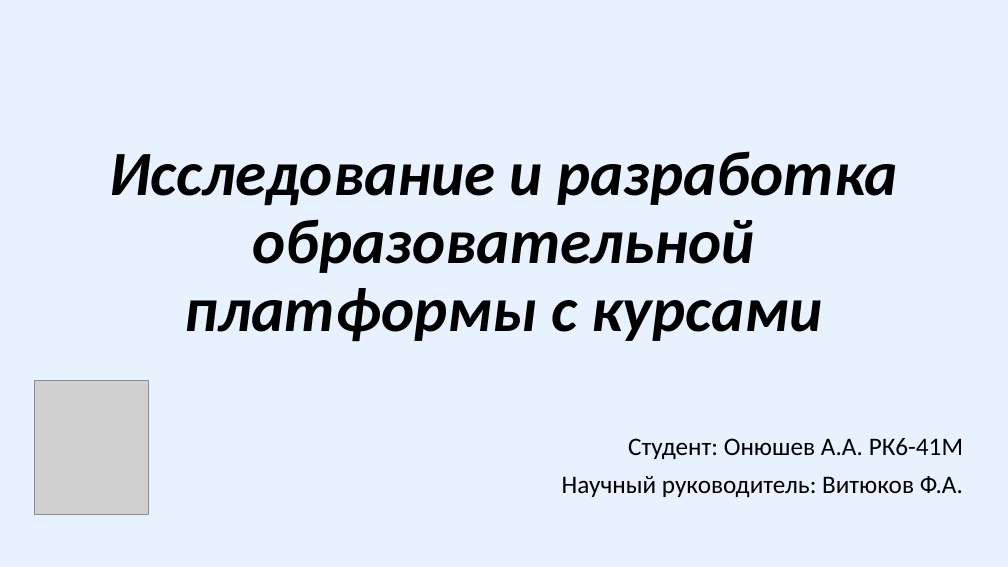
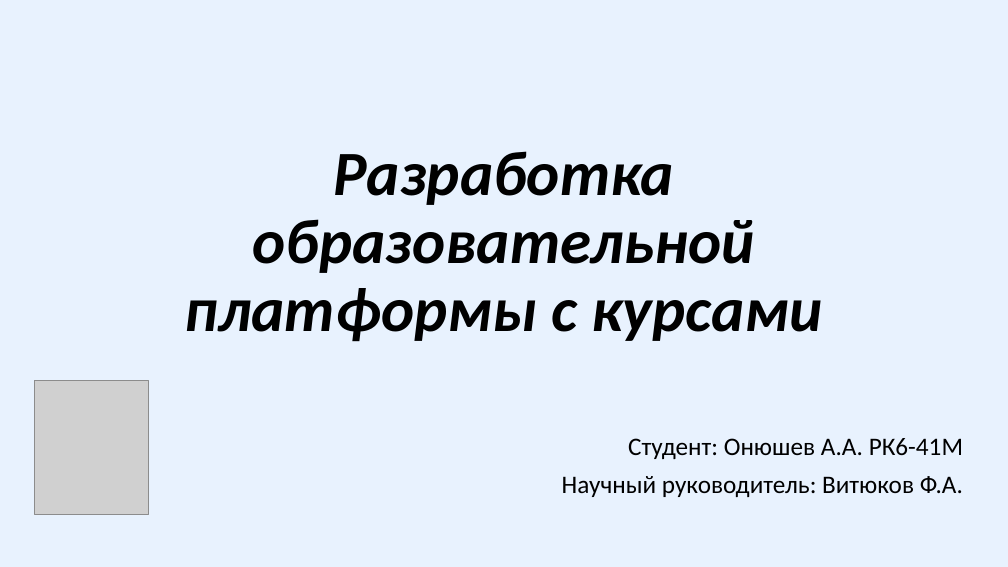
Before and after one commit to Relax-FM/Diploma, a slide deck: slide 1 of master/Diploma/presentation/OnyushevA_RK6-41M.pptx. Drawn at 1008x567 pixels with LibreOffice and Linux fonts; fonts in the diff are those of the drawing; grey boxes stand for pictures. Boxes give left, top, right and bottom in pixels: in the first picture for what was removed or moved away, otherwise in the second. Text is boxed around its words. In the diff, an @@ line names an element or a change of style, - is before the commit and + after.

```diff
--- a/master/Diploma/presentation/OnyushevA_RK6-41M.pptx
+++ b/master/Diploma/presentation/OnyushevA_RK6-41M.pptx
@@ title at [185, 151, 823, 342]: text changed @@
-Исследование и разработка образовательной платформы с курсами
+Разработка образовательной платформы с курсами
```
Also in this commit, not shown: 1 other slide changed, 5 other files.
